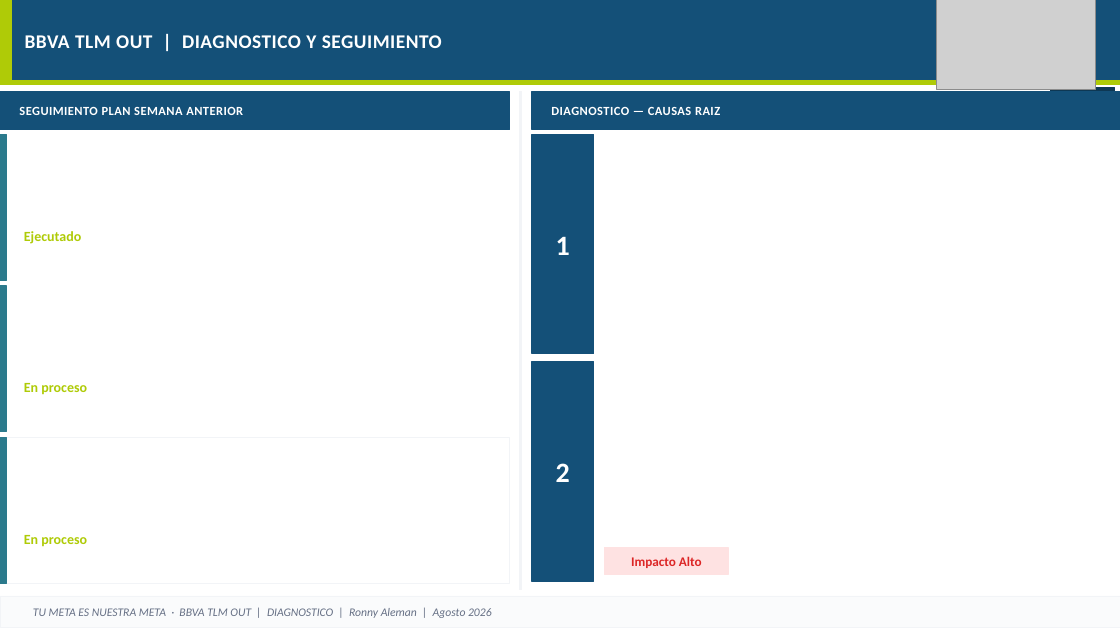
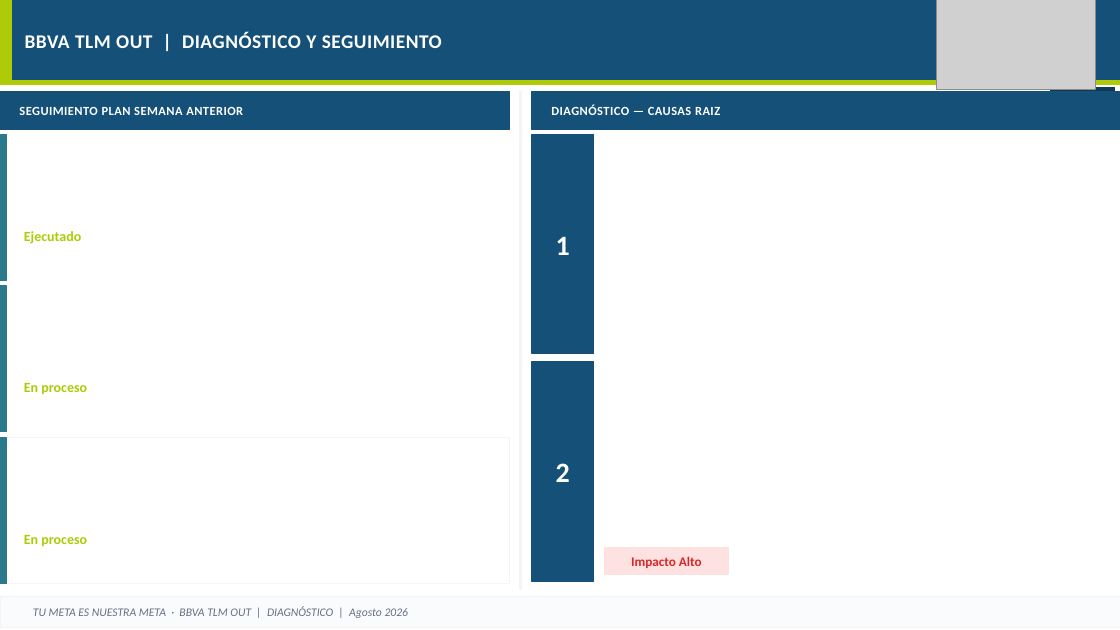
Before and after one commit to piere0405/streamlit_app, a slide deck: slide 56 of plantilla_campanias.pptx. Drawn at 1120x630 pixels with LibreOffice and Linux fonts; fonts in the diff are those of the drawing; grey boxes stand for pictures. Boxes give left, top, right and bottom in pixels: in the first picture for what was removed or moved away, otherwise in the second. Text is boxed around its words. In the diff, an @@ line names an element or a change of style, - is before the commit and + after.

```diff
--- a/plantilla_campanias.pptx
+++ b/plantilla_campanias.pptx
@@ text at <box>25,32,442,48</box>: text changed @@
-BBVA TLM OUT | DIAGNOSTICO Y SEGUIMIENTO
+BBVA TLM OUT | DIAGNÓSTICO Y SEGUIMIENTO
@@ text at <box>551,105,720,115</box>: text changed @@
-DIAGNOSTICO — CAUSAS RAIZ
+DIAGNÓSTICO — CAUSAS RAIZ
@@ text at <box>33,606,409,618</box>: text changed @@
-TU META ES NUESTRA META · BBVA TLM OUT | DIAGNOSTICO | Ronny Aleman | Agosto 2026
+TU META ES NUESTRA META · BBVA TLM OUT | DIAGNÓSTICO | Agosto 2026
```
Also in this commit, not shown: 54 other slides changed, 1 other file.
